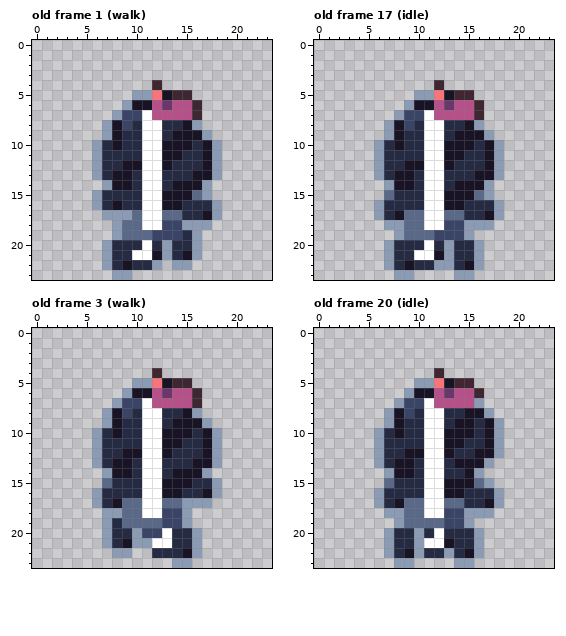
Two states of a pixel-art file, art/minis/dog-pepe@50.aseprite. Above, as it was before the edit.
24x24 pixels, 24 frames. Shown: old frame 1 (walk), old frame 17 (idle), old frame 3 (walk), old frame 20 (idle). The commit also changed other frames, which this record leaves out.
After:
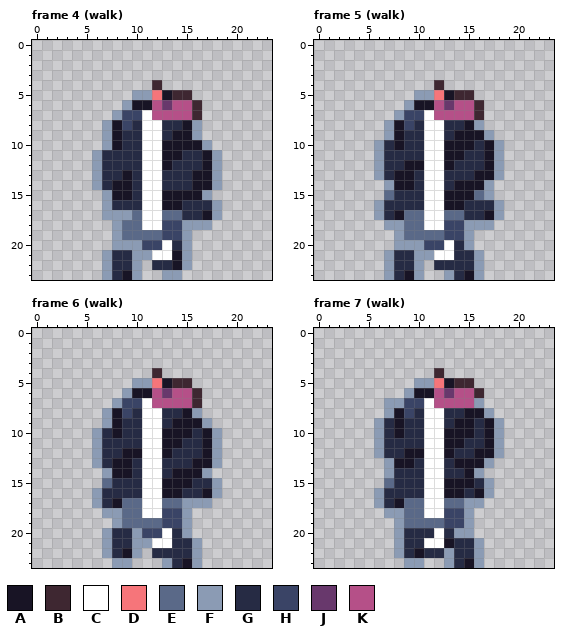
Palette (. is transparent): A #181425  B #3e2731  C #ffffff  D #f6757a  E #5a6988  F #8b9bb4  G #262b44  H #3a4466  J #68386c  K #b55088
A new or re-ordered frame is compared with the old frame closest to it.
The commit says: Clarify pack dog gait and reaction recovery
Difference:
frames re-ordered
Changed rows in their new state; - is an unchanged pixel.
Frame 4 (walk) against old frame 1 (walk):
first column x 6:
 9 ----------F.-
10 .F--------AF.
12 ---GG--------
13 --G----------
14 FG------GG-AF
15 .FAA------A--
16 .FG----------
19 ------E--F.--
20 -.FFFHHC-F.--
21 ----FFCCAF.--
22 ---GF.GGA----
23 -FGAF--FF----
Frame 5 (walk) against old frame 17 (idle):
first column x 7:
19 -----E----
20 .FFFHHC-F.
21 ---FFCC---
22 --GF.GG-G-
23 FGAF--FGAF
Frame 6 (walk) against old frame 3 (walk):
first column x 7:
19 .F--------
20 --------F.
21 --G-------
22 FGAF----G-
23 -FF---FGAF
Frame 7 (walk) against old frame 20 (idle):
first column x 6:
 7 -F
 9 FG
first column x 6:
13 .F-----------
14 --GG---------
15 ----------G--
16 ----------AF.
17 ---------FF..
18 ----------..-
20 -.F-G---FF.--
21 -.F-G--------
22 -.FGA----G---
23 --.-F--FGAF--
Changed places in both pictures, as pixel boxes (x1, y1, x2, y2):
changed: (92, 130, 222, 280)
changed: (384, 230, 484, 280)
changed: (102, 518, 202, 568)
changed: (374, 398, 414, 478)
changed: (384, 478, 504, 568)
